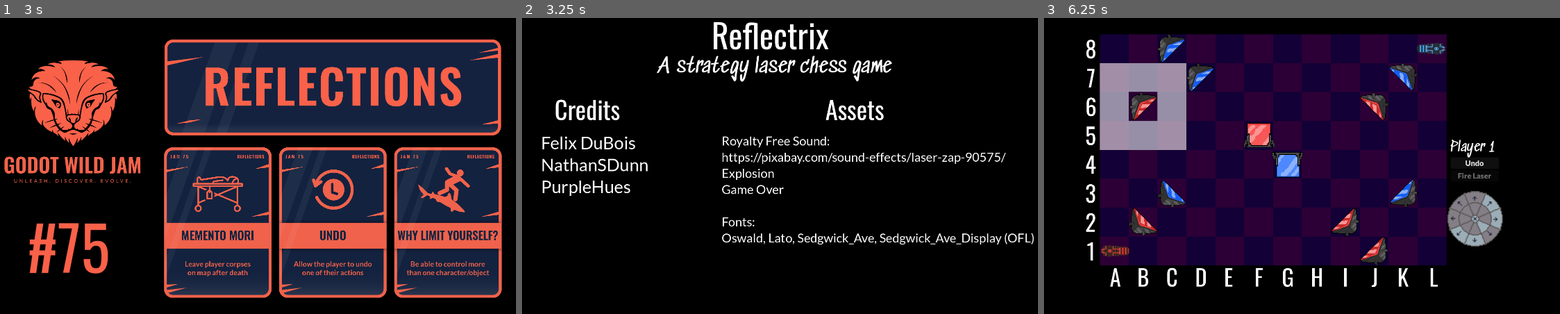
Above: before the commit, frames 1-3 (left to right).
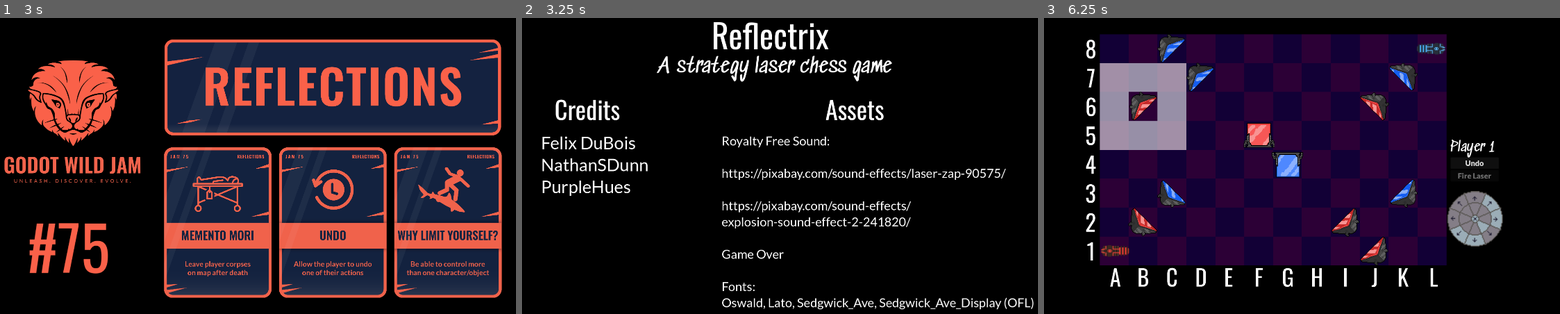
Above: after the commit, the same moments.

Repository: mzbrubak/Reflectix
Game: Godot game, scene res://Scenes/main.tscn
Two runs of this game, one before a commit and one after it. Both use one fixed random seed, a clock stepped at 60 frames per second and the inputs below.
Inputs (mouse positions are in pixels of both pictures, inside the frame that each line leads up to):
- Up to frame 1 (3 s): tap Enter at 0.5, 2 s; move the mouse to (381, 148) at 0.52 s; click (381, 148) at 0.67 s; tap Space at 1.25, 2.75 s; move the mouse to (144, 180) at 1.27 s; click (144, 180) at 1.42 s; move the mouse to (314, 94) at 2.02 s; click (314, 94) at 2.17 s; move the mouse to (232, 225) at 2.77 s; click (232, 225) at 2.92 s
- Up to frame 2 (3.25 s): no input
- Up to frame 3 (6.25 s): tap Enter at 3.5 s; move the mouse to (1467, 210) at 3.52 s; click (1467, 210) at 3.67 s; tap Space at 4.25 s; move the mouse to (1136, 118) at 4.27 s; click (1136, 118) at 4.42 s; move the mouse to (1327, 163) at 5.02 s; click (1327, 163) at 5.17 s; move the mouse to (1219, 86) at 5.77 s; click (1219, 86) at 5.92 s

Frame 1 is identical in both runs. In frame 2, 4.2% of the frame differs, in the area x 38-100%, y 45-99%; in frame 3, nothing differs.

Commit message:
Add explosion sfx for mirror destroy()

Diff:
--- a/Scenes/main.tscn
+++ b/Scenes/main.tscn
@@ -167,8 +167,12 @@
 theme_override_fonts/font = ExtResource("16_874sp")
 theme_override_font_sizes/font_size = 43
 text = "Royalty Free Sound:
+
 https://pixabay.com/sound-effects/laser-zap-90575/
-Explosion
+
+https://pixabay.com/sound-effects/
+explosion-sound-effect-2-241820/
+
 Game Over
 
 Fonts:
--- a/Scenes/mirror.gd
+++ b/Scenes/mirror.gd
@@ -30,6 +30,9 @@
 	$Rotation.collision_mask = 0
 	$Rotation.collision_layer = 0
 	z_index = 0
+
+	await get_tree().create_timer(.3).timeout
+	$AudioStreamPlayer2D.play()
 
 func set_player1():
 	z_index = 100
--- a/Scenes/mirror.tscn
+++ b/Scenes/mirror.tscn
@@ -1,10 +1,11 @@
-[gd_scene load_steps=9 format=3 uid="uid://yocbirg225wt"]
+[gd_scene load_steps=10 format=3 uid="uid://yocbirg225wt"]
 
 [ext_resource type="Script" path="res://Scenes/mirror.gd" id="1_2hn2q"]
 [ext_resource type="PackedScene" uid="uid://be6uqcjerdu07" path="res://Scenes/laser.tscn" id="2_054yh"]
 [ext_resource type="Texture2D" uid="uid://bndd2jsyordbq" path="res://Art Assets/Mirrors-export.png" id="2_uly1i"]
 [ext_resource type="Script" path="res://Scenes/mirror_sprite_2d.gd" id="3_x6vsf"]
 [ext_resource type="PackedScene" uid="uid://twyd70pvvlew" path="res://Scenes/selector.tscn" id="4_wdtwo"]
+[ext_resource type="AudioStream" uid="uid://b7h0gtt13h35g" path="res://sfx/explosion-sound-effect-2-241820.mp3" id="6_dmo75"]
 
 [sub_resource type="RectangleShape2D" id="RectangleShape2D_qu28f"]
 
@@ -92,3 +93,6 @@
 [node name="Laser" parent="Rotation/MirrorSurface" instance=ExtResource("2_054yh")]
 visibility_layer = 15
 target_position = Vector2(-50, 50)
+
+[node name="AudioStreamPlayer2D" type="AudioStreamPlayer2D" parent="."]
+stream = ExtResource("6_dmo75")
Not shown, added: sfx/explosion-sound-effect-2-241820.mp3.import
Not shown, added: sfx/explosion-sound-effect-2-241820.mp3
